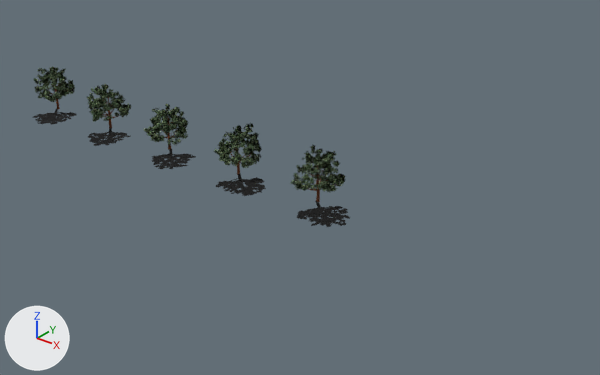
A saved change to the glTF model scenery/models/treelineEW.glb.
Rendered twice from a 50 mm lens placed at (207.4, -140.6, 89.3), pointed at (92.5, 2.9, 0.3). The lights are fixed; the arrows at lower left show +X, +Y and +Z. Where no turn or scale is listed for an object, it has been applied to the vertices.

Script lines for the objects in view, before the commit:
```python
me_msh_tree1 = bpy.data.meshes.new('msh_tree1')
me_msh_tree1.from_pydata(...)  # 2975 vertices, 2389 faces; spans x -7.3..15.1, y -14.6..6.9, z 0.0..13.9
# faces by material slot: [1716, 671, 2]
me_msh_tree1.materials.append(mat_mat_leaves)  # picture img_sampleleaves_1
me_msh_tree1.materials.append(mat_col_trunk)  # brown #5c2d0d
me_msh_tree1.materials.append(mat_mat_shad1)  # picture img_tree_shadow1
me_msh_tree2 = bpy.data.meshes.new('msh_tree2')
me_msh_tree2.from_pydata(...)  # 2975 vertices, 2389 faces; spans x -6.9..15.1, y -14.6..6.9, z 0.0..13.9
# faces by material slot: [1716, 671, 2]
me_msh_tree2.materials.append(mat_mat_leaves)  # picture img_sampleleaves_1
me_msh_tree2.materials.append(mat_col_trunk)  # brown #5c2d0d
me_msh_tree2.materials.append(mat_mat_shad2)  # picture img_tree_shadow2
me_msh_tree3_001 = bpy.data.meshes.new('msh_tree3.001')
me_msh_tree3_001.from_pydata(...)  # 2975 vertices, 2389 faces; spans x -5.6..15.1, y -14.6..6.2, z 0.0..13.9
# faces by material slot: [1716, 671, 2]
me_msh_tree3_001.materials.append(mat_mat_leaves)  # picture img_sampleleaves_1
me_msh_tree3_001.materials.append(mat_col_trunk)  # brown #5c2d0d
me_msh_tree3_001.materials.append(mat_mat_shad4)  # picture img_tree_shadow4
ob_tree1 = bpy.data.objects.new('tree1', me_msh_tree1)
ob_tree1.location = (25.0, 0.0, 0.0)
ob_tree2 = bpy.data.objects.new('tree2', me_msh_tree2)
ob_tree2.location = (50.0, 0.0, 0.0)
ob_tree4 = bpy.data.objects.new('tree4', me_msh_tree3_001)
ob_tree4.location = (100.0, 0.0, 0.0)
# also in view: 'tree3' at (79.0, -4.1, 6.9); 'tree0' at (4.4, -3.6, 6.9)
```
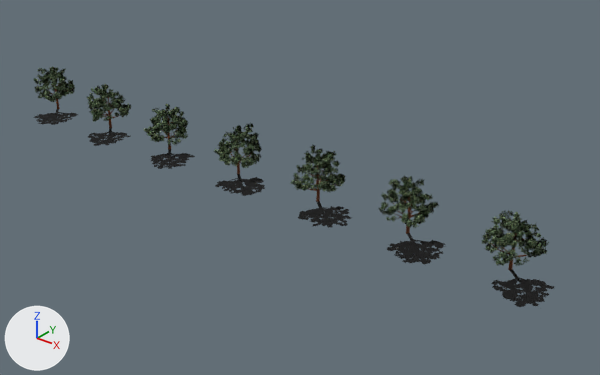
The change, as JSON lines over the scene's bpy script:
```json
{"op": "add", "block": "me_msh_tree5", "code": ["me_msh_tree5 = bpy.data.meshes.new('msh_tree5')", "me_msh_tree5.from_pydata(...)  # 2975 vertices, 2389 faces; spans x -6.4..15.5, y -14.6..7.4, z 0.0..13.9", "# faces by material slot: [1716, 671, 2]", "me_msh_tree5.materials.append(mat_mat_leaves)  # picture img_sampleleaves_1", "me_msh_tree5.materials.append(mat_col_trunk)  # brown #5c2d0d", "me_msh_tree5.materials.append(mat_mat_shad0)  # picture img_tree_shadow0"]}
{"op": "add", "block": "ob_tree6", "code": ["ob_tree6 = bpy.data.objects.new('tree6', me_msh_tree1.copy())  # the mesh of ob_tree1", "ob_tree6.location = (150.0, 0.0, 0.0)"]}
{"op": "add", "block": "ob_tree5", "code": ["ob_tree5 = bpy.data.objects.new('tree5', me_msh_tree5)", "ob_tree5.location = (125.0, 0.0, 0.0)"]}
```

Pixel boxes (x1, y1, x2, y2) of what changed, in the pictures (600 x 375 px):
```json
{"object": "tree6", "change": "added", "after": [481, 210, 554, 307], "faces in mat_mat_leaves (picture img_sampleleaves_1)": [481, 210, 549, 266], "faces in mat_mat_shad1 (picture img_tree_shadow1)": [491, 269, 554, 307]}
{"object": "tree5", "change": "added", "after": [378, 176, 446, 264], "faces in mat_mat_leaves (picture img_sampleleaves_1)": [378, 176, 438, 228], "faces in mat_mat_shad0 (picture img_tree_shadow0)": [387, 233, 446, 264], "faces in mat_col_trunk (brown #5c2d0d)": [393, 195, 421, 234]}
```
